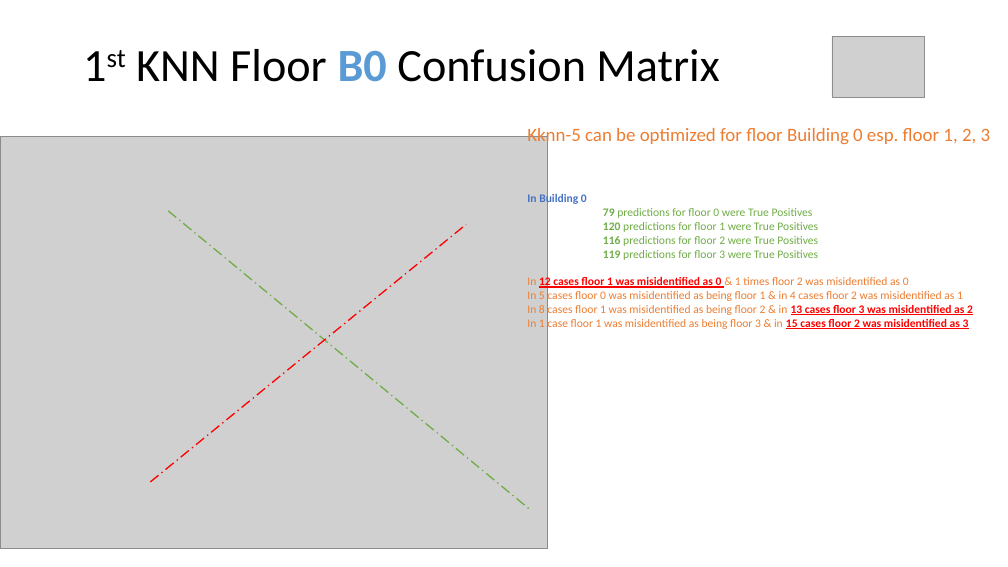
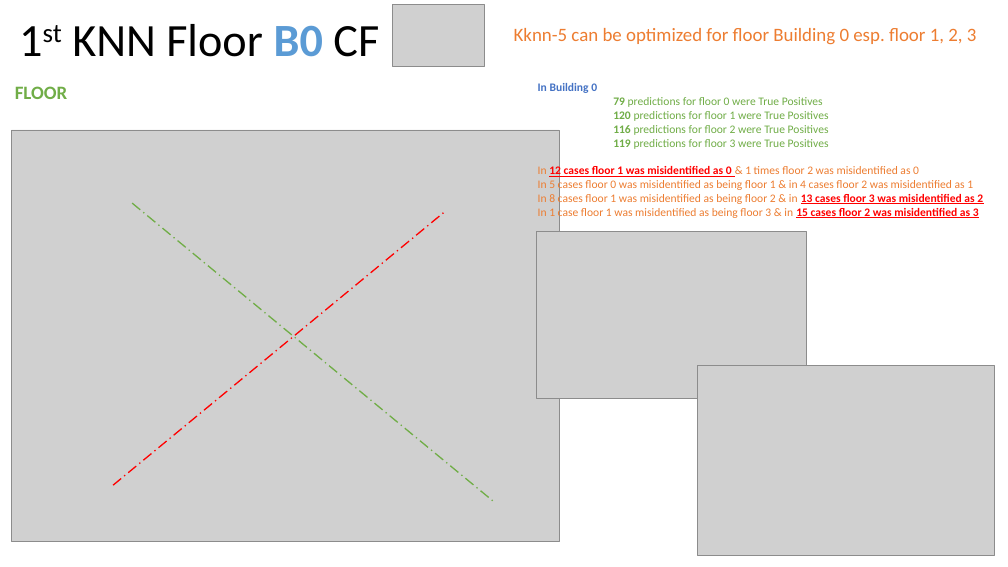
Before and after one commit to NatasjaFortuin/Wifi-locationing, a slide deck: slide 15 of Data etc/Log.pptx (slide 14 before the commit). Drawn at 1008x567 pixels with LibreOffice and Linux fonts; fonts in the diff are those of the drawing; grey boxes stand for pictures. Boxes give left, top, right and bottom in pixels: in the first picture for what was removed or moved away, otherwise in the second. Text is boxed around its words. In the diff, an @@ line names an element or a change of style, - is before the commit and + after.

```diff
--- a/Data etc/Log.pptx
+++ b/Data etc/Log.pptx
@@ title at <box>72,24,379,57</box>: text changed @@
-1st KNN Floor B0 Confusion Matrix
+1st KNN Floor B0 CF
@@ picture: place and size @@
-picture at <box>833,36,925,98</box>
+picture at <box>392,5,485,66</box>
@@ text "Kknn-5 can be optimized for ...": place and size @@
-text "Kknn-5 can be optimized for ..." at <box>527,128,991,147</box>
+text "Kknn-5 can be optimized for ..." at <box>514,28,977,45</box>
@@ text added at <box>15,86,67,99</box>, 18 pt, text #70AD47, bold @@
+FLOOR
@@ text "In Building 0": place and size @@
-text "In Building 0" at <box>527,193,973,330</box>
+text "In Building 0" at <box>538,83,983,220</box>
@@ picture: place and size @@
-picture at <box>0,136,547,548</box>
+picture at <box>11,130,559,542</box>
@@ line moved from (168, 211) - (531, 510) to (132, 203) - (495, 503) @@
@@ line moved from (150, 482) - (467, 225) to (113, 485) - (446, 210) @@
@@ picture added at <box>537,231,807,399</box> @@
@@ picture added at <box>698,365,994,555</box> @@
```
Also in this commit, not shown: 5 other slides changed, 11 slides added, 41 other files.
